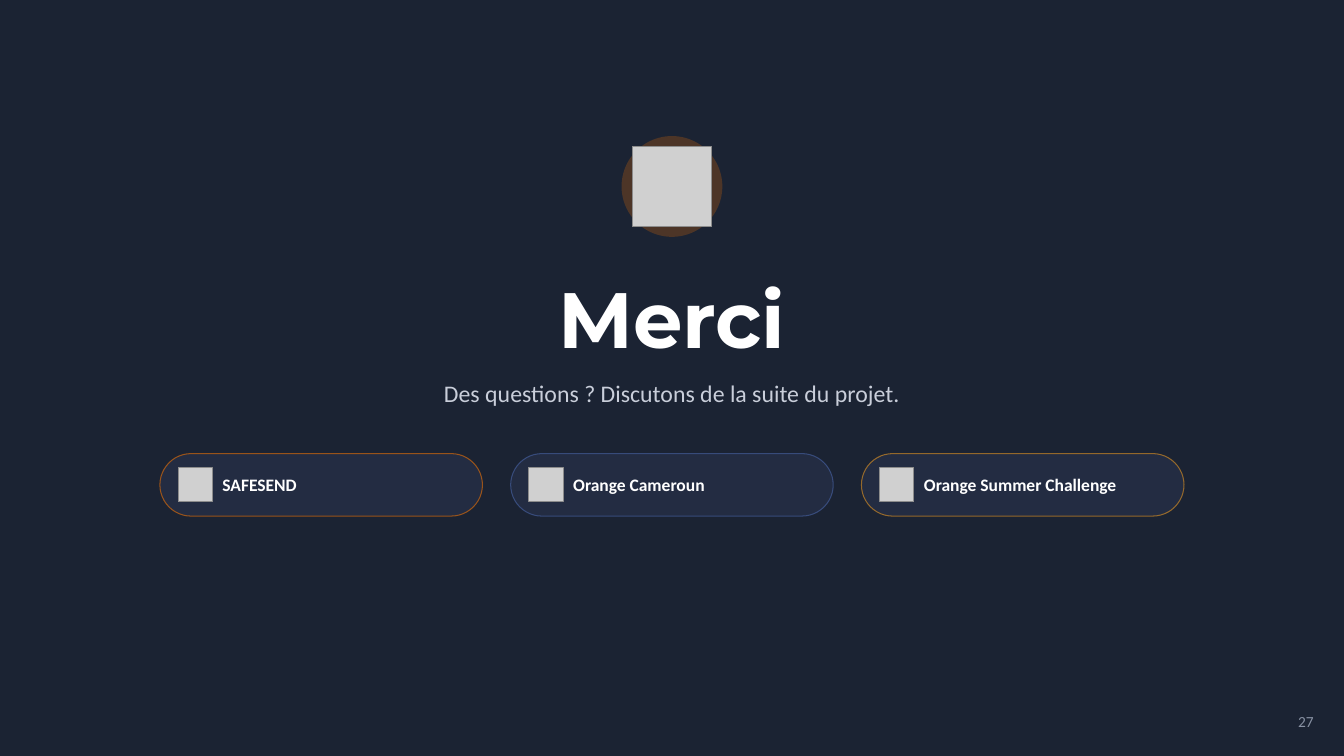
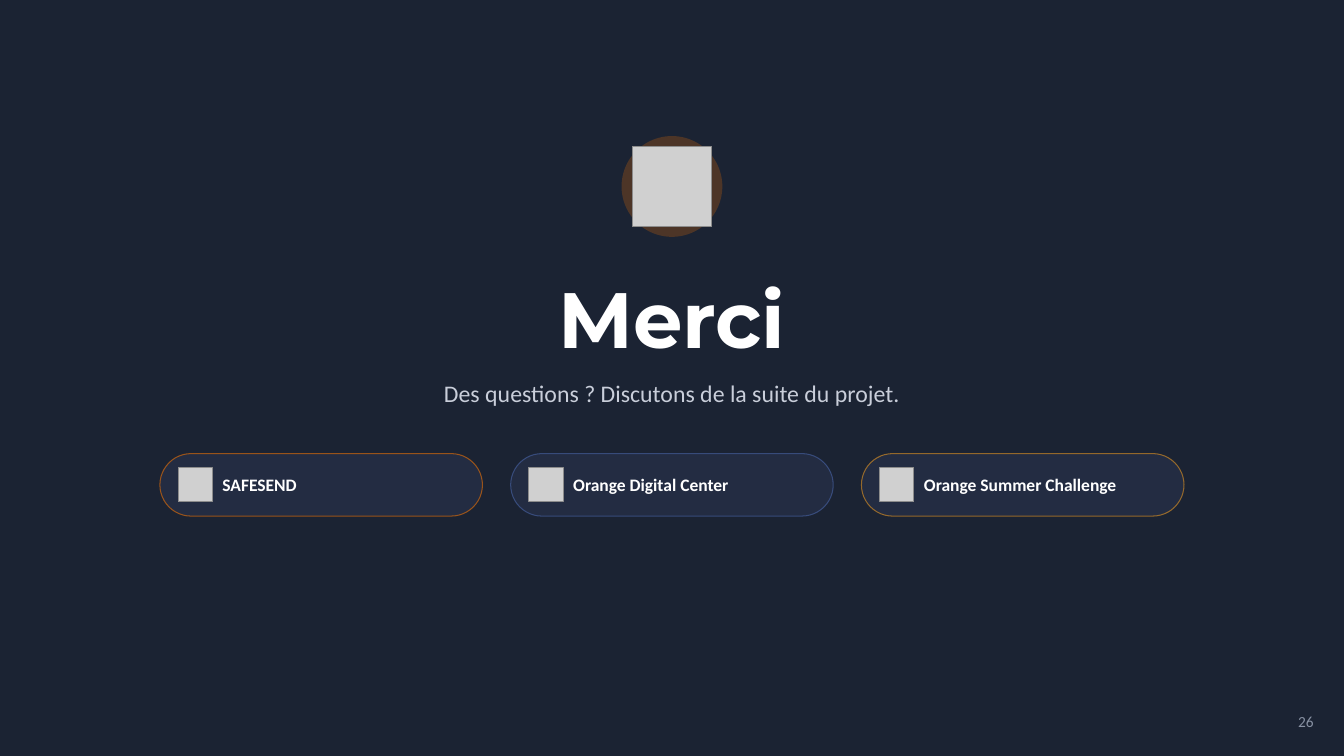
Before and after one commit to kwismo-support/Kwismo, a slide deck: slide 26 of cadrage/KWISMO_Presentation.pptx (slide 27 before the commit). Drawn at 1344x756 pixels with LibreOffice and Linux fonts; fonts in the diff are those of the drawing; grey boxes stand for pictures; background and template pictures are left out. Boxes give left, top, right and bottom in pixels: in the first picture for what was removed or moved away, otherwise in the second. Text is boxed around its words. In the diff, an @@ line names an element or a change of style, - is before the commit and + after.

```diff
--- a/cadrage/KWISMO_Presentation.pptx
+++ b/cadrage/KWISMO_Presentation.pptx
@@ text at (x1=573, y1=478, x2=728, y2=494): text changed @@
-Orange Cameroun
+Orange Digital Center
@@ text at (x1=1298, y1=717, x2=1314, y2=727): text changed @@
-27
+26
```
Also in this commit, not shown: 11 other slides changed, 2 slides removed, 22 other files.
